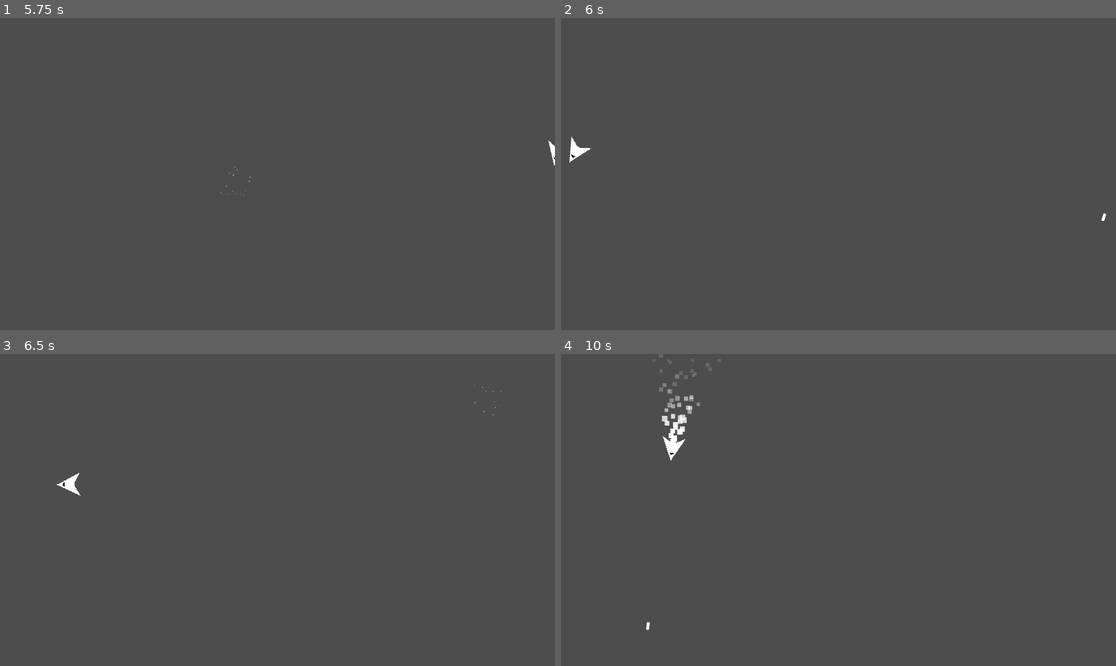
Above: before the commit, frames 1-4 (two rows, left to right).
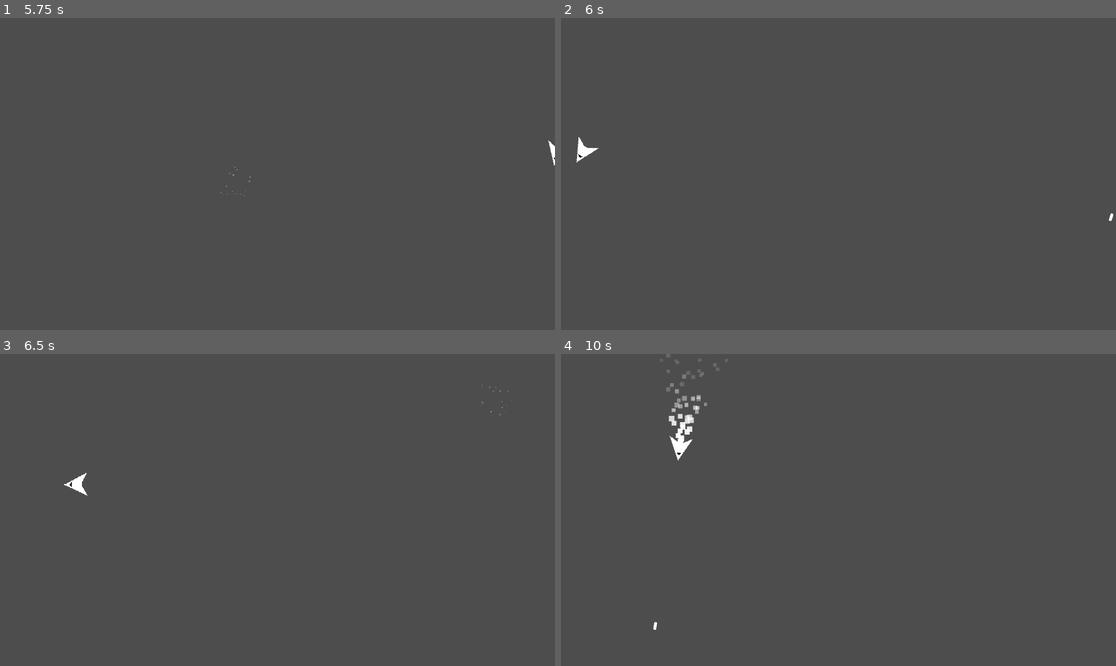
Above: after the commit, the same moments.

Repository: JustinRyanH/1bit_space
Game: Godot game, scene res://scenes/demo.tscn
Same seed, same stepped clock (60 frames per second), same inputs: the game is played once before the commit and once after it.
Inputs:
- Up to frame 1 (5.75 s): tap Enter at 0.5, 2.75 s; hold D (Rotate Right) 0.53-1.28 s; tap Space (Fire) at 0.6, 1.25, 1.35, 2.1, 2.85, 3.6, 4.35, 5.1 s; hold A (Rotate Left) 1.28-2.03 s; hold D (Rotate Right) 2.03-2.78 s; hold W (Accelerate) 2.78-3.53 s; hold A (Rotate Left) from 3.53 s (still down)
- Up to frame 2 (6 s): release A (Rotate Left) at 5.78 s; hold D (Rotate Right) from 5.78 s (still down); tap Space (Fire) at 5.85 s
- Up to frame 3 (6.5 s): keep holding D (Rotate Right)
- Up to frame 4 (10 s): release D (Rotate Right) at 6.53 s; hold W (Accelerate) 6.53-7.28 s; tap Space (Fire) every 0.75 s from 6.6 to 9.6 s; hold D (Rotate Right) 7.28-8.03 s; hold A (Rotate Left) 8.03-9.53 s; hold W (Accelerate) from 9.53 s (still down)

Frame 1 is identical in both runs. In frame 2, 0.2% of the frame differs, in the area x 1-100%, y 37-66%; in frame 3, 0.2%; in frame 4, 0.8%, in the area x 15-29%, y 0-89%.

Commit message:
Extract Wrapbox Component

Diff:
--- a/actors/projectile.gd
+++ b/actors/projectile.gd
@@ -1,7 +1,6 @@
 extends Node2D
 
 @export var projectile_stats: ProjectileStates
-
 @onready var actor_move_component := $ActorMoveComponent as ActorMoveComponent
 
 func _ready() -> void:
--- a/actors/ship_actor.gd
+++ b/actors/ship_actor.gd
@@ -4,7 +4,3 @@
 @export var forward_throttle: float
 @export var rotation_throttle: float
 @export var configuration: ShipConfiguration
-
-
-func wrap_to(new_location: Vector2):
-	global_position = new_location
--- a/scenes/ProjectileArea.gd
+++ b/scenes/ProjectileArea.gd
@@ -1,3 +1,4 @@
+class_name WrapboxComponent
 extends Area2D
 
 @export var actor: Node2D
--- a/scenes/demo.tscn
+++ b/scenes/demo.tscn
@@ -17,6 +17,7 @@
 position = Vector2(2.08165e-12, 2.08165e-12)
 
 [node name="WorldWrap" type="Node2D" parent="." node_paths=PackedStringArray("camera", "bounds")]
+visible = false
 script = ExtResource("2_6lyyr")
 camera = NodePath("Camera2D")
 bounds = NodePath("WorldBoundaries/CollisionShape2D")
@@ -24,9 +25,10 @@
 [node name="Camera2D" type="Camera2D" parent="WorldWrap"]
 
 [node name="WorldBoundaries" type="Area2D" parent="WorldWrap"]
+collision_layer = 0
+collision_mask = 2048
 
 [node name="CollisionShape2D" type="CollisionShape2D" parent="WorldWrap/WorldBoundaries"]
 shape = SubResource("RectangleShape2D_16c3m")
 
 [connection signal="area_exited" from="WorldWrap/WorldBoundaries" to="WorldWrap" method="_on_world_boundaries_area_exited"]
-[connection signal="body_exited" from="WorldWrap/WorldBoundaries" to="WorldWrap" method="_on_world_boundaries_body_exited"]
--- a/scenes/projectile.tscn
+++ b/scenes/projectile.tscn
@@ -54,11 +54,13 @@
 [node name="Sprite2D" type="Sprite2D" parent="."]
 texture = ExtResource("2_j0vs4")
 
-[node name="ProjectileArea" type="Area2D" parent="." node_paths=PackedStringArray("actor")]
+[node name="WrapboxComponent" type="Area2D" parent="." node_paths=PackedStringArray("actor")]
+collision_layer = 2048
+collision_mask = 0
 script = ExtResource("5_in8ga")
 actor = NodePath("..")
 
-[node name="CollisionShape2D" type="CollisionShape2D" parent="ProjectileArea"]
+[node name="CollisionShape2D" type="CollisionShape2D" parent="WrapboxComponent"]
 shape = SubResource("CapsuleShape2D_tk5du")
 
 [node name="ProjectileLifetime" type="Timer" parent="."]
--- a/scenes/ship.tscn
+++ b/scenes/ship.tscn
@@ -9,6 +9,7 @@
 [ext_resource type="Script" path="res://components/ship_vfx.gd" id="6_rjmlq"]
 [ext_resource type="PackedScene" uid="uid://bykf5c1hextgk" path="res://scenes/projectile.tscn" id="8_5jkn3"]
 [ext_resource type="Resource" uid="uid://bpq6y2sq8cpi" path="res://resources/projectile_bus.tres" id="9_a6bpd"]
+[ext_resource type="Script" path="res://scenes/ProjectileArea.gd" id="10_unfw5"]
 
 [sub_resource type="Resource" id="Resource_ftmr5"]
 script = ExtResource("2_7yymh")
@@ -44,7 +45,10 @@
 scale_curve = SubResource("CurveTexture_csier")
 alpha_curve = SubResource("CurveTexture_qu6hn")
 
+[sub_resource type="CircleShape2D" id="CircleShape2D_6a5sy"]
+
 [node name="Ship" type="CharacterBody2D"]
+collision_layer = 2049
 script = ExtResource("1_5f13i")
 configuration = SubResource("Resource_ftmr5")
 
@@ -81,3 +85,12 @@
 projectile_scene = ExtResource("8_5jkn3")
 projectile_bus = ExtResource("9_a6bpd")
 gun_marker = NodePath("../GunPosition")
+
+[node name="WrapboxComponent" type="Area2D" parent="." node_paths=PackedStringArray("actor")]
+collision_layer = 2048
+collision_mask = 0
+script = ExtResource("10_unfw5")
+actor = NodePath("..")
+
+[node name="CollisionShape2D" type="CollisionShape2D" parent="WrapboxComponent"]
+shape = SubResource("CircleShape2D_6a5sy")
--- a/systems/world_wrap.gd
+++ b/systems/world_wrap.gd
@@ -25,10 +25,6 @@
 	bounds.shape = shape
 
 
-func _on_world_boundaries_body_exited(body: Node2D) -> void:
-	wrap_actor(body)
-
-
 func _on_world_boundaries_area_exited(area: Area2D) -> void:
 	wrap_actor(area)
 
Not shown: 1 places in scenes/ship.tscn that only renumber resources
